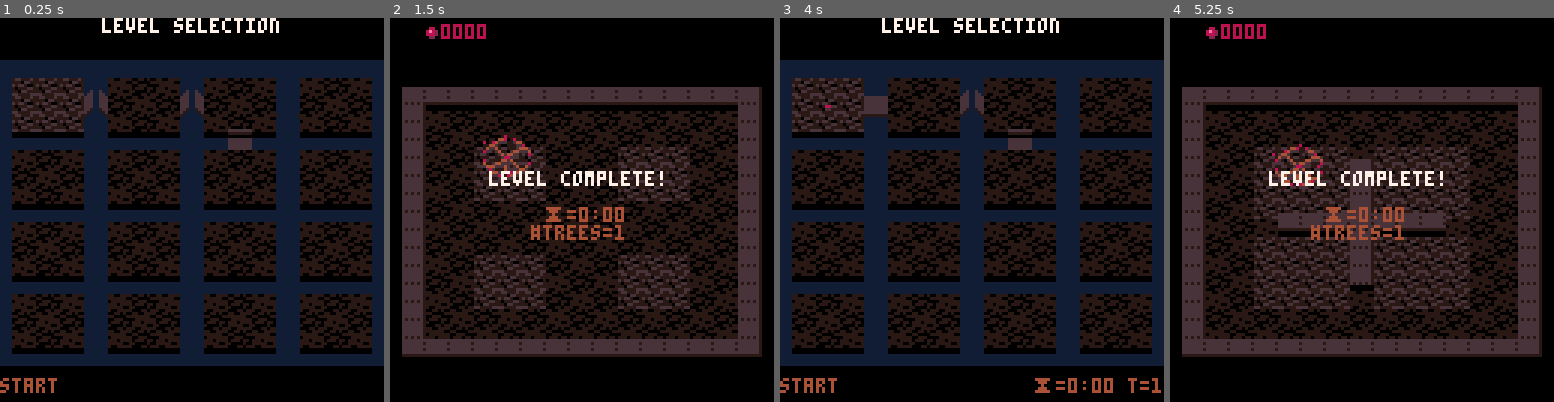
Above: before the commit, frames 1-4 (left to right).
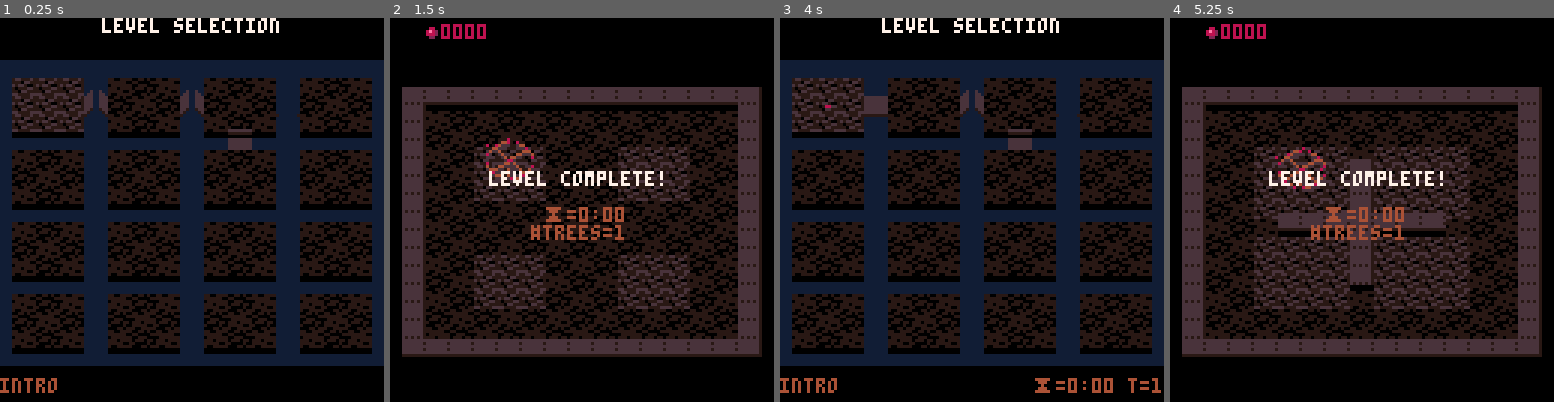
Above: after the commit, the same moments.

Repository: erwinbonsma/WhereToRootPico8
Game: PICO-8 cartridge wheretoroot.p8
Two runs of this game, one before a commit and one after it. Both use one fixed random seed, a clock stepped at 60 frames per second and the inputs below.
Inputs:
- Up to frame 1 (0.25 s): no input
- Up to frame 2 (1.5 s): tap X (X key) at 0.33, 1.07 s; tap O (Z key) at 0.7 s
- Up to frame 3 (4 s): hold Right 1.6-2.1 s; tap O (Z key) every 0.4 s from 1.7 to 3.7 s; tap X (X key) at 1.85, 2.97 s; hold Up 2.15-2.42 s; hold Right 2.47-3.03 s; hold Left 3.08-3.58 s; hold Down 3.63-3.97 s
- Up to frame 4 (5.25 s): hold Right 4.02-4.68 s; tap X (X key) at 4.08, 5.2 s; tap O (Z key) at 4.1, 4.5, 4.9 s; hold Up 4.73-5.03 s; hold Left from 5.08 s (still down)

The runs differ from the first frame. In frame 1, 0.3% of the frame differs, in the area x 0-15%, y 93-98%; in frame 2, 0.7%, in the area x 24-38%, y 30-43%; in frame 3, 0.3%; in frame 4, 0.6%.

Commit message:
Minor fixes

Diff:
--- a/wheretoroot.p8
+++ b/wheretoroot.p8
@@ -43,32 +43,32 @@
 }
 
 level_defs={{
- name="start",
+ name="intro",
  data={
   mapdef={0,0,15,15},
   goals={{3,3,3,3},{3,9,3,3},{9,3,3,3},{9,9,3,3}},
-  plyrs={{35,35}}
+  plyrs={{36,36}}
  }
 },{
  name="walls",
  data={
   mapdef={15,0,15,15},
   goals={{3,3,4,4},{3,8,4,4},{8,3,4,4},{8,8,4,4}},
-  plyrs={{39,39}}
+  plyrs={{40,40}}
  }
 },{
  name="tiles",
  data={
   mapdef={30,0,15,15},
   goals={{3,3,3,3},{3,9,3,3},{9,3,3,3},{9,9,3,3}},
-  plyrs={{35,35}}
+  plyrs={{36,36}}
  }
 },{
  name="water",
  data={
   mapdef={45,0,15,15},
   goals={{2,2,4,4},{2,9,4,4},{9,2,4,4},{9,9,4,4}},
-  plyrs={{31,31}}
+  plyrs={{32,32}}
  }
 },{
  name="fancy",
